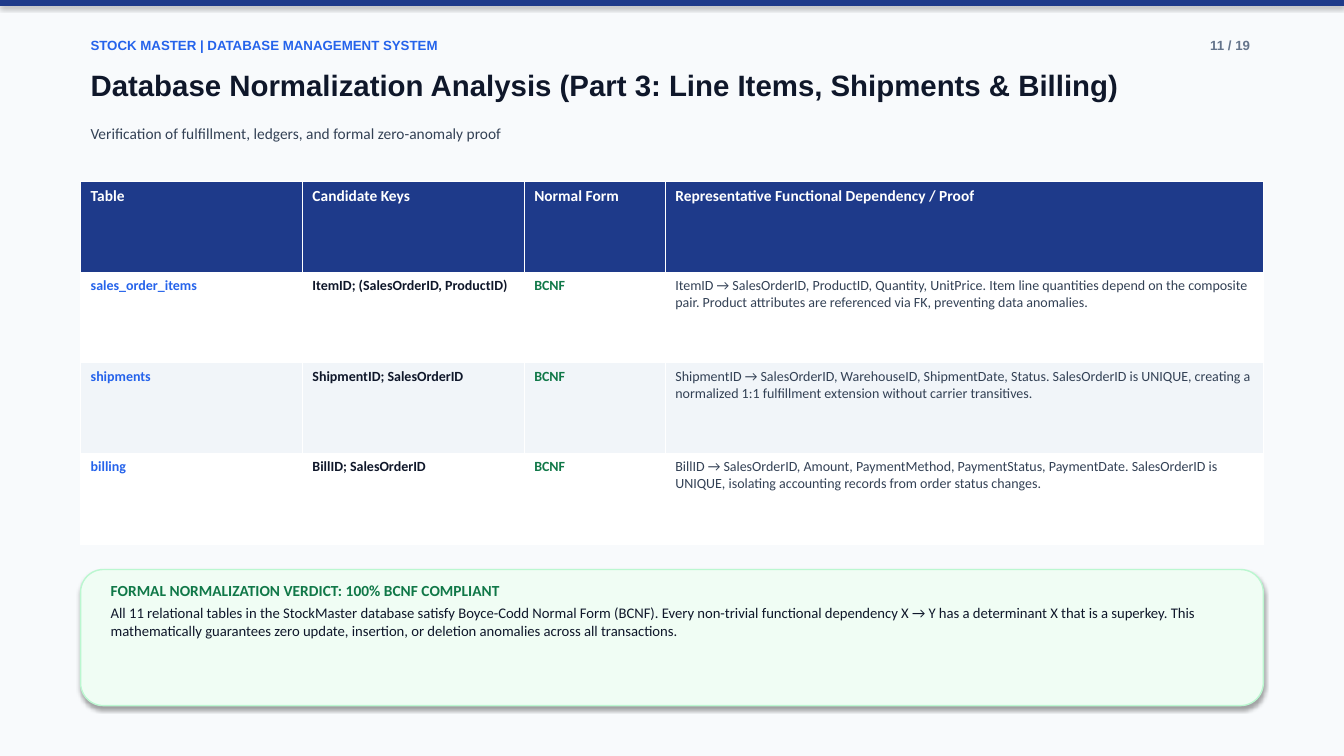
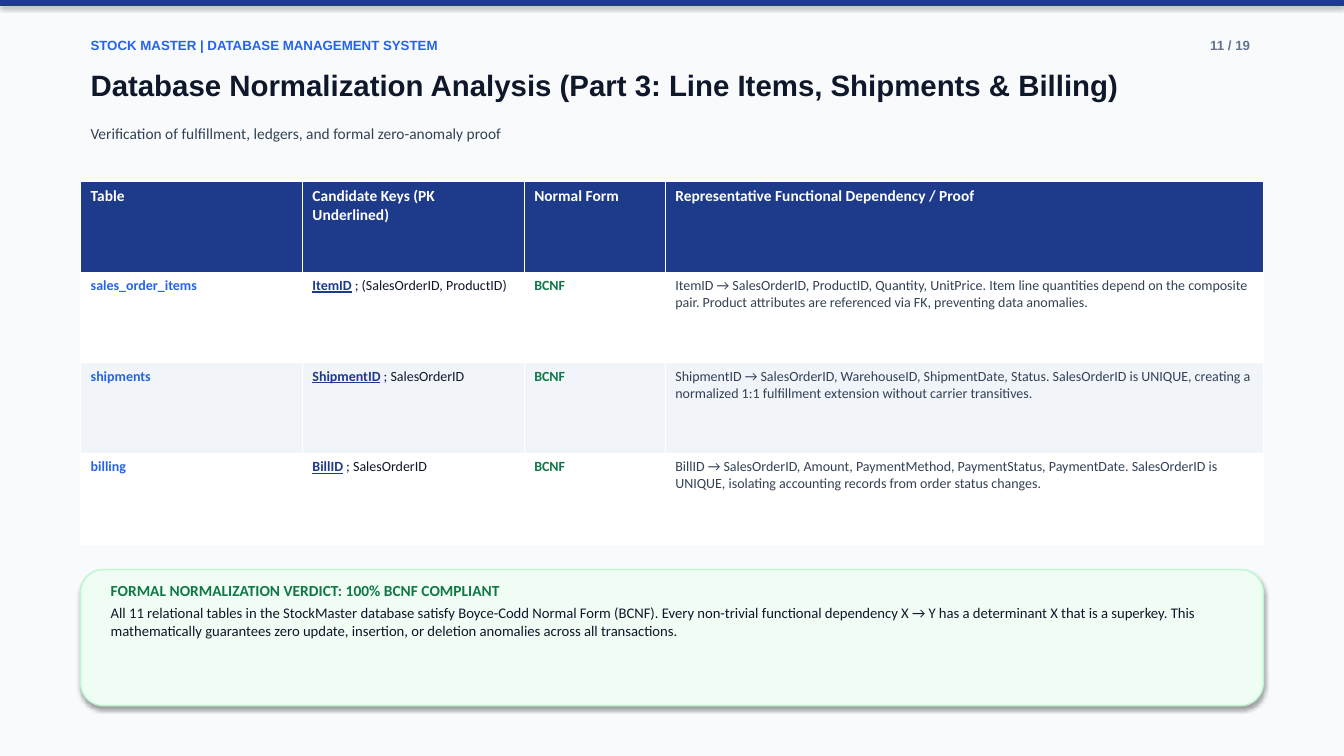
Before and after one commit to puneethkalinga/StockMaster-DBMS, a slide deck: slide 12 of StockMaster_Final_Review_Presentation.pptx. Drawn at 1344x756 pixels with LibreOffice and Linux fonts; fonts in the diff are those of the drawing. Boxes give left, top, right and bottom in pixels: in the first picture for what was removed or moved away, otherwise in the second. Text is boxed around its words. In the diff, an @@ line names an element or a change of style, - is before the commit and + after.

Commit message:
Underline primary keys across presentation slides, relational schema, and project report

```diff
--- a/StockMaster_Final_Review_Presentation.pptx
+++ b/StockMaster_Final_Review_Presentation.pptx
@@ table at <box>81,181,1263,544</box> @@
-row 1, column 2: Candidate Keys
+row 1, column 2: Candidate Keys (PK Underlined)
-row 2, column 2: ItemID; (SalesOrderID, ProductID)
+row 2, column 2: ItemID ; (SalesOrderID, ProductID)
-row 3, column 2: ShipmentID; SalesOrderID
+row 3, column 2: ShipmentID ; SalesOrderID
-row 4, column 2: BillID; SalesOrderID
+row 4, column 2: BillID ; SalesOrderID
```
Also in this commit, not shown: 3 other slides changed, 3 other files.
